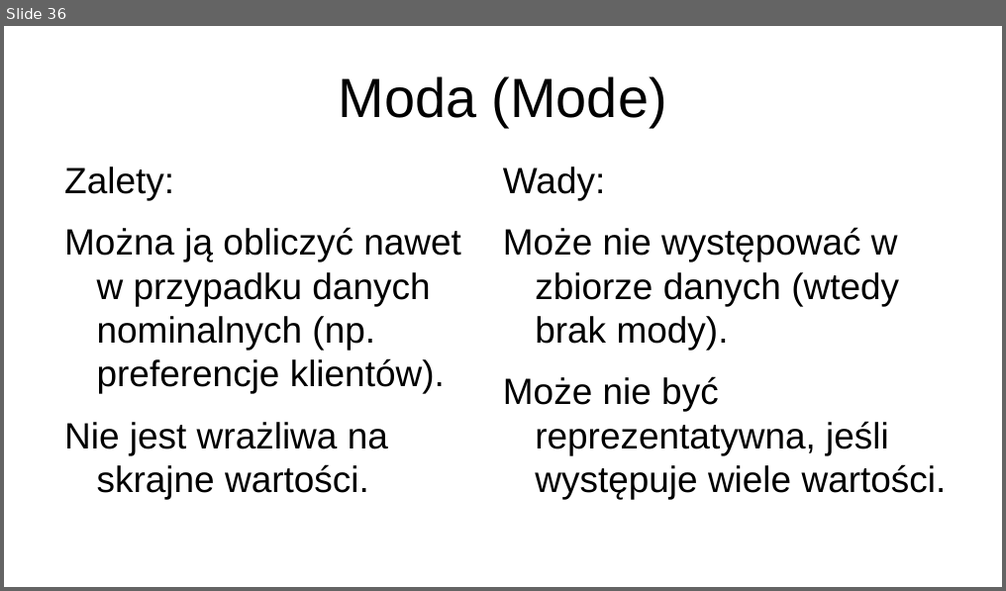
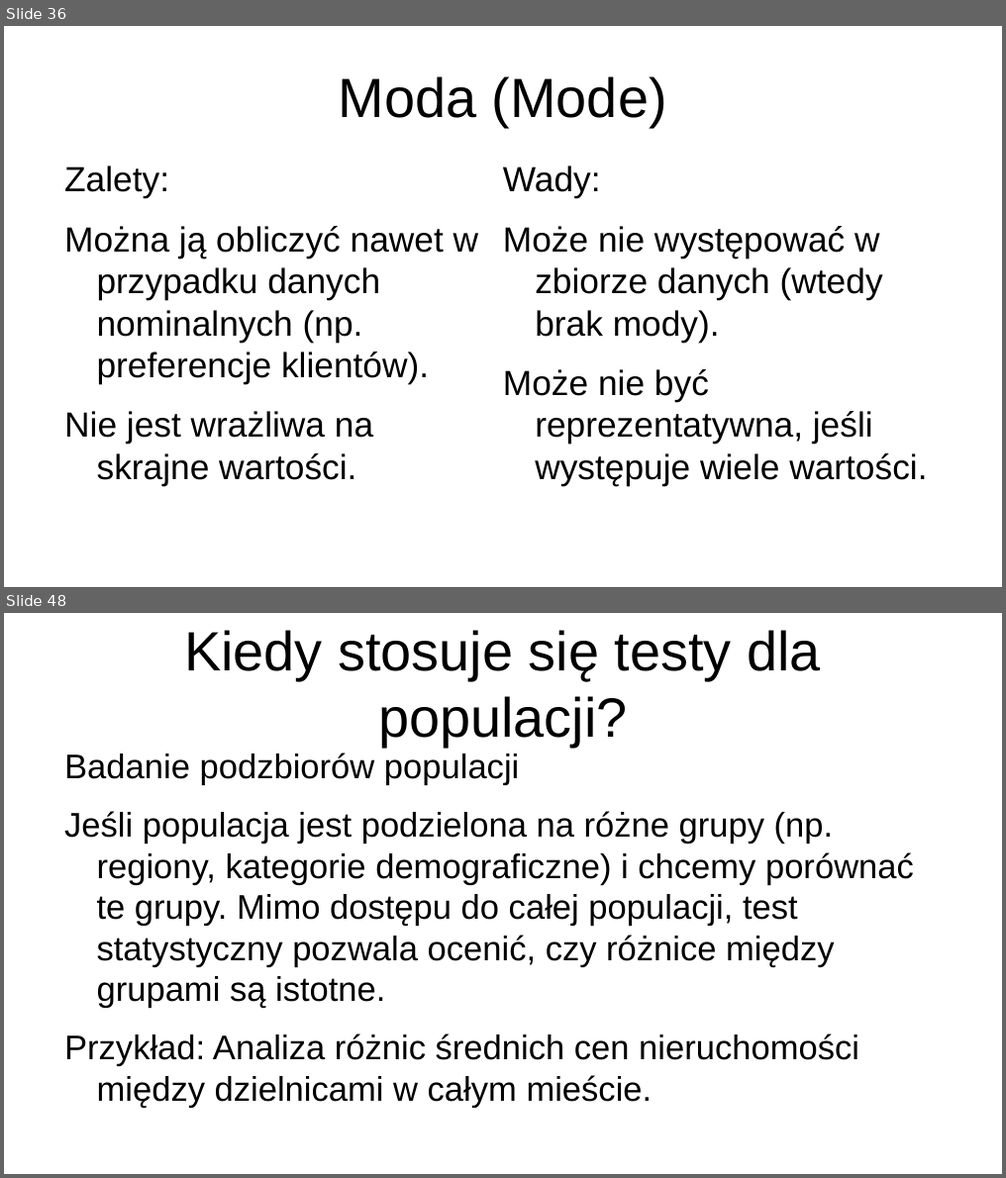
Before and after one commit to jkb-mchlk/jkb-mchlk, a slide deck: szkolenie.pptx. Shown one above the other, each under a label of ours: slide 36 before the commit, slides 36 and 48 after it; the slides between them are not shown. The pictures are 1006x591 and 1006x1178 pixels, drawn with LibreOffice and Linux fonts; fonts in the diff are those of the drawing. Boxes give left, top, right and bottom in pixels: in the first picture for what was removed or moved away, otherwise in the second. Text is boxed around its words. In the diff, an @@ line names an element or a change of style, - is before the commit and + after.

```diff
--- a/szkolenie.pptx
+++ b/szkolenie.pptx
@@ slide 48 added at bbox=[4, 613, 1002, 1174], background #FFFFFF @@
@@ title added at bbox=[184, 630, 821, 747], 44 pt, text #000000 @@
+Kiedy stosuje się testy dla populacji?
@@ text added at bbox=[64, 753, 914, 1108], 27.2 pt, text #000000 @@
+Badanie podzbiorów populacji
+Jeśli populacja jest podzielona na różne grupy (np. regiony, kategorie demograficzne) i chcemy porównać te grupy. Mimo dostępu do całej populacji, test statystyczny pozwala ocenić, czy różnice między grupami są istotne.
+Przykład: Analiza różnic średnich cen nieruchomości między dzielnicami w całym mieście.
@@ slide 36 changed as well @@
@@ text "Zalety:" at bbox=[64, 166, 478, 485]: size 29.1 to 27.8 pt @@
@@ text "Wady:" at bbox=[503, 166, 927, 485]: size 29.1 to 27.8 pt @@
```
Also in this commit, not shown: 3 other slides changed, 18 other slides added, 1 slide removed, 1 other file.
